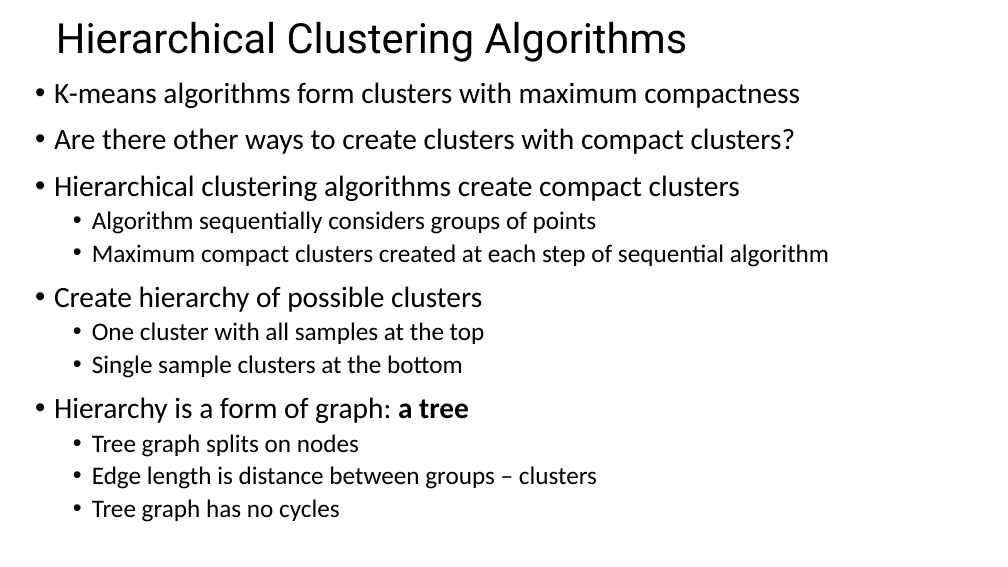
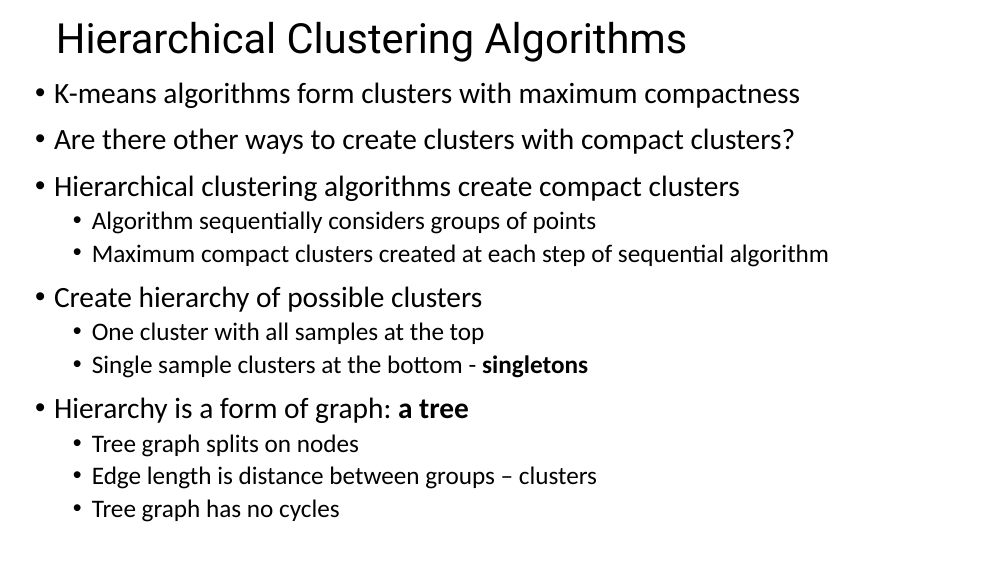
Before and after one commit to StephenElston/CSCI-E-108, a slide deck: slide 31 of slides/6_IntroductionToClustering.pptx (slide 30 before the commit). Drawn at 1008x567 pixels with LibreOffice and Linux fonts; fonts in the diff are those of the drawing. Boxes give left, top, right and bottom in pixels: in the first picture for what was removed or moved away, otherwise in the second. Text is boxed around its words. In the diff, an @@ line names an element or a change of style, - is before the commit and + after.

```diff
--- a/slides/6_IntroductionToClustering.pptx
+++ b/slides/6_IntroductionToClustering.pptx
@@ text at bbox=[92, 355, 588, 378]: text changed @@
-  • Single sample clusters at the bottom
+  • Single sample clusters at the bottom - singletons
```
Also in this commit, not shown: 1 other slide changed, 1 slide added.
